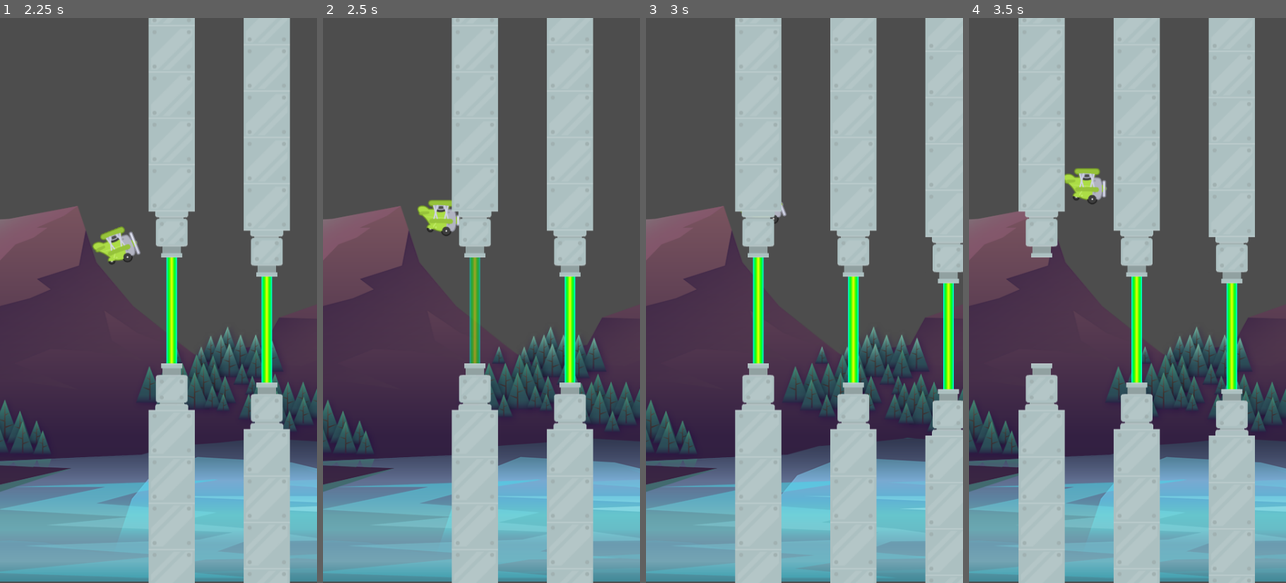
Above: before the commit, frames 1-4 (left to right).
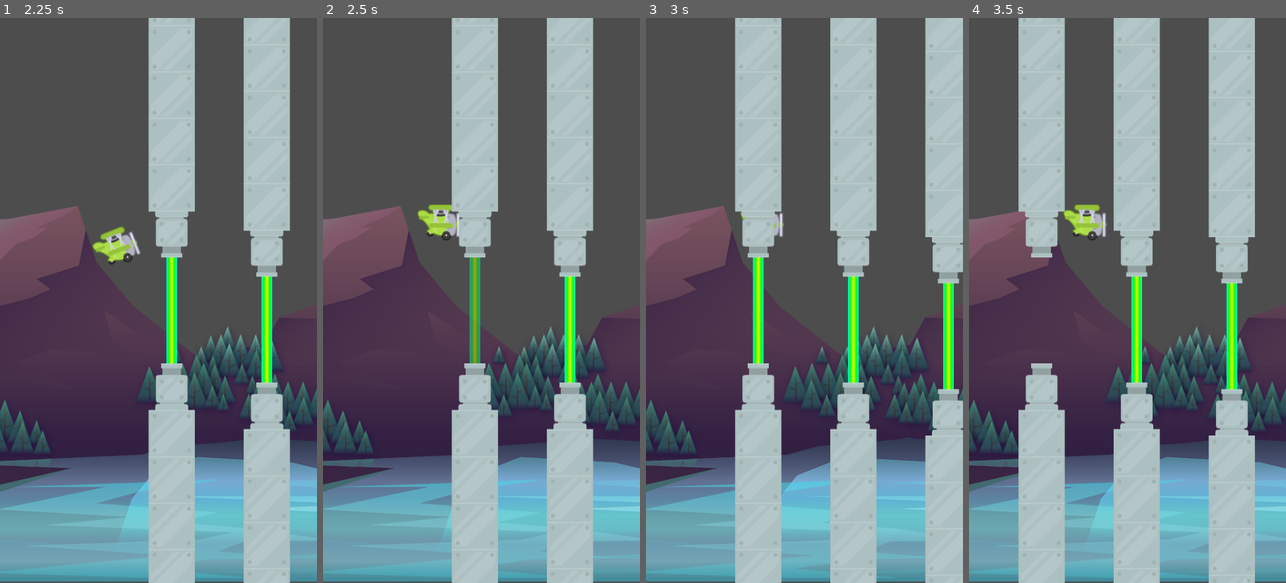
Above: after the commit, the same moments.

Repository: bunsbof/tappy
Game: Godot game, scene res://scenes/game/game.tscn
The game is run twice, just before and just after one commit, with the same random seed, the same clock (stepped at 60 frames per second) and the same inputs.
Inputs:
- Up to frame 1 (2.25 s): tap Space (fly) at 0.6, 1.35, 2.1 s
- Up to frame 2 (2.5 s): no input
- Up to frame 3 (3 s): tap Space (fly) at 2.85 s
- Up to frame 4 (3.5 s): no input

Frame 1 is identical in both runs. In frame 2, 0.5% of the frame differs, in the area x 29-44%, y 32-40%; in frame 3, 0.2%; in frame 4, 1.1%, in the area x 29-44%, y 26-40%.

Commit message:
#2024/03/04 - Created custom signal

Diff:
--- a/scenes/game/game.gd
+++ b/scenes/game/game.gd
@@ -25,3 +25,7 @@
 
 func _on_spawn_timer_timeout():
 	spawn_pipes()
+
+
+func _on_plane_died():
+	print("Died")
--- a/scenes/game/game.tscn
+++ b/scenes/game/game.tscn
@@ -34,4 +34,5 @@
 [node name="SpawnL" type="Marker2D" parent="."]
 position = Vector2(530, 540)
 
+[connection signal="on_plane_died" from="Plane" to="." method="_on_plane_died"]
 [connection signal="timeout" from="SpawnTimer" to="." method="_on_spawn_timer_timeout"]
--- a/scenes/pipes/pipes.gd
+++ b/scenes/pipes/pipes.gd
@@ -21,9 +21,8 @@
 
 func _on_pipe_body_entered(body):
 	if body.is_in_group(GameManager.GROUP_PLAYER)==true:
-		print("_on_pipe_body_entered ", body)
-
+		body.die()
 
 func _on_laser_body_exited(body):
 	if body.is_in_group(GameManager.GROUP_PLAYER)==true:
-		print("_on_laser_body_exited ", body)
+		pass
--- a/scenes/plane/plane.gd
+++ b/scenes/plane/plane.gd
@@ -1,4 +1,6 @@
 extends CharacterBody2D
+
+signal on_plane_died
 
 const GRAVITY: float = 880.0
 const 	POWER: float = -400.0
@@ -27,3 +29,4 @@
 func die() -> void:
 	sprite.stop()
 	set_physics_process(false)
+	on_plane_died.emit()
